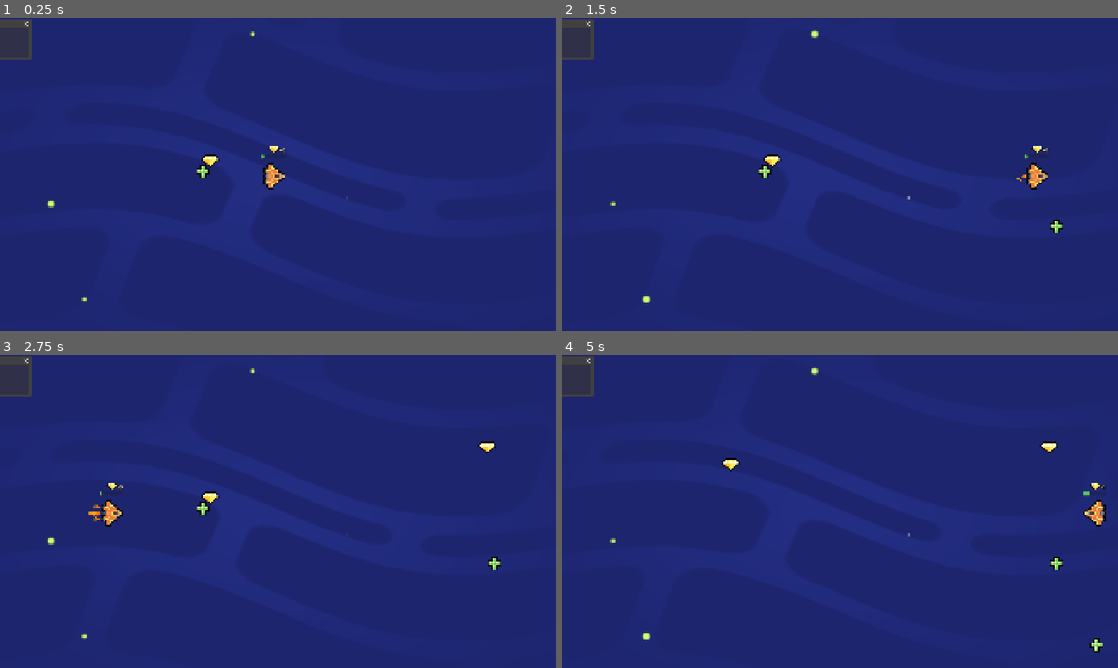
Above: before the commit, frames 1-4 (two rows, left to right).
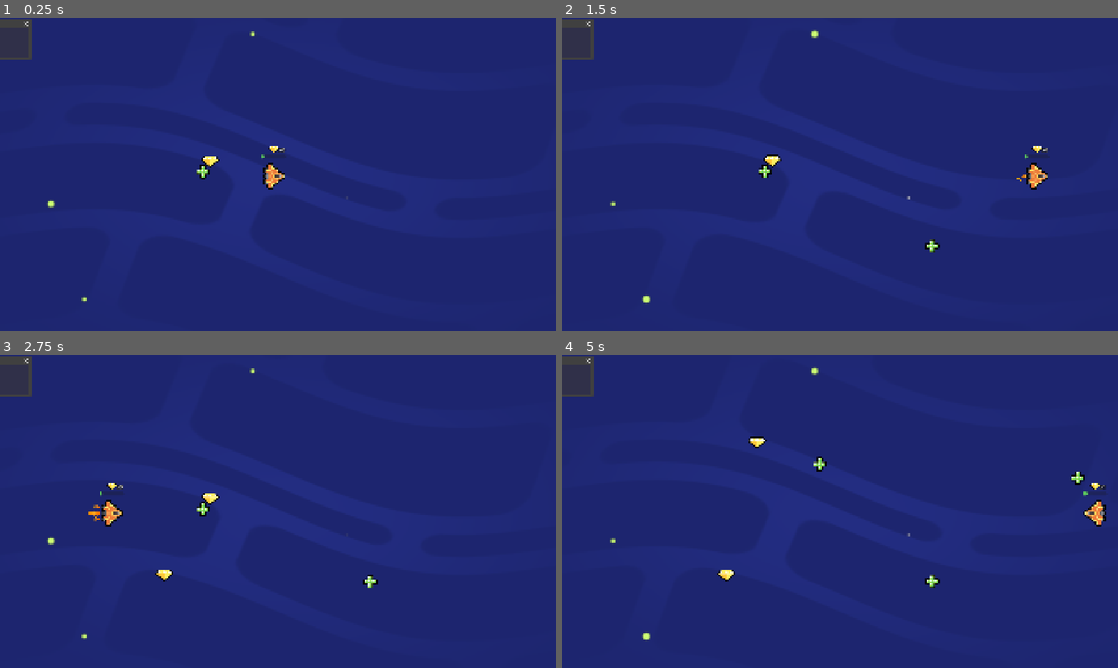
Above: after the commit, the same moments.

Repository: seremo17/M05-Loot-It-All
Game: Godot game, scene res://lessons/space_level.tscn
The game is run twice, just before and just after one commit, with the same random seed, the same clock (stepped at 60 frames per second) and the same inputs.
Inputs (mouse positions are in pixels of both pictures, inside the frame that each line leads up to):
- Up to frame 1 (0.25 s): no input
- Up to frame 2 (1.5 s): tap Enter at 0.5 s; move the mouse to (962, 158) at 0.52 s; hold D (move_right) 0.53-1.25 s; tap Z at 0.6 s; click (962, 158) at 0.67 s; tap Space at 0.77 s; drag from (728, 190) to (984, 177) at 1.27 s
- Up to frame 3 (2.75 s): move the mouse to (333, 442) at 2.02 s; hold D (move_right) from 2.03 s (still down); tap Z at 2.1 s
- Up to frame 4 (5 s): release D (move_right) at 2.75 s; drag from (812, 574) to (1056, 564) at 2.77 s; move the mouse to (1006, 558) at 3.52 s; hold A (move_left) 3.53-4.25 s; tap Z at 3.6 s; tap Space at 3.77 s; drag from (673, 464) to (756, 433) at 4.27 s

The runs differ from the first frame. In frame 1, less than 0.1% of the frame differs, in the area x 35-40%, y 43-52%; in frame 2, 0.2%; in frame 3, 0.4%; in frame 4, 0.7%, in the area x 27-98%, y 26-96%.

Commit message:
M05-L10 Completed
M05-L10 Completed

Diff:
--- a/lessons/health_pack.gd
+++ b/lessons/health_pack.gd
@@ -3,6 +3,20 @@
 
 func _ready() ->void:
 	area_entered.connect(_on_area_entered)
+	play_floating_animation()
 
 func _on_area_entered(area_that_entered:Area2D) ->void:
 	queue_free()
+
+
+func play_floating_animation() -> void:
+	pass
+	var tween := create_tween()
+	var sprite_2d := get_node("Sprite2D")
+	var position_offset := Vector2(0.0, 4.0)
+	var duration := 1.0
+	tween.tween_property(sprite_2d, "position", position_offset, duration)
+	tween.tween_property(sprite_2d, "position",  -1.0 * position_offset, duration)
+	tween.set_loops()
+	tween.set_trans(Tween.TRANS_SINE)
+var duration = randf_range(0.8, 1.2)
